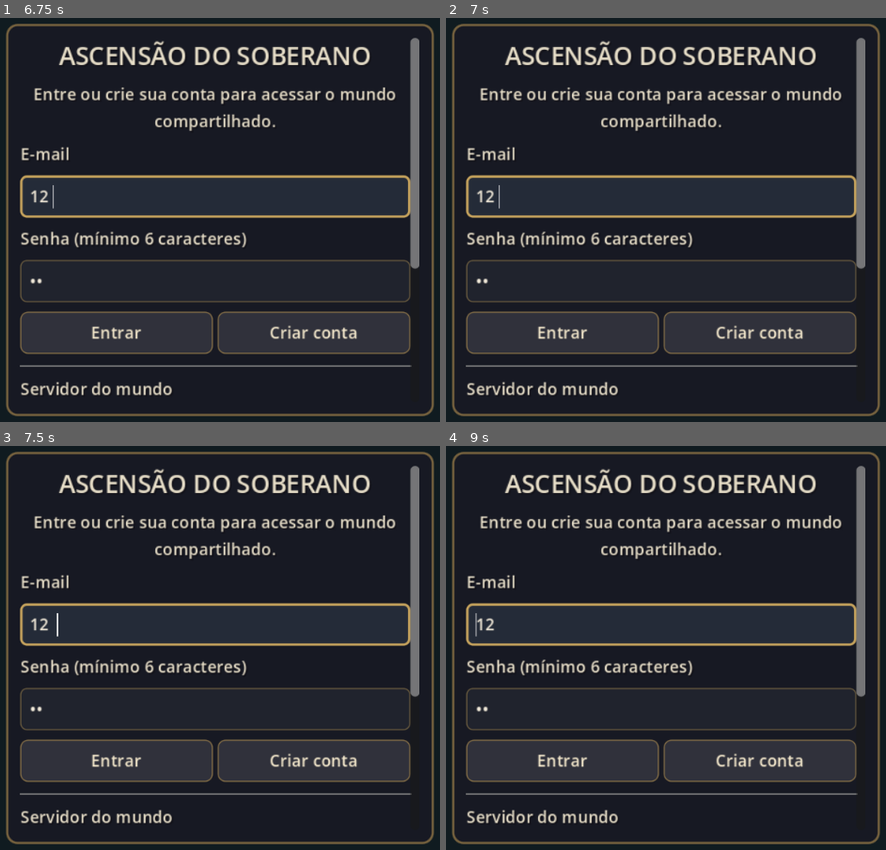
Above: before the commit, frames 1-4 (two rows, left to right).
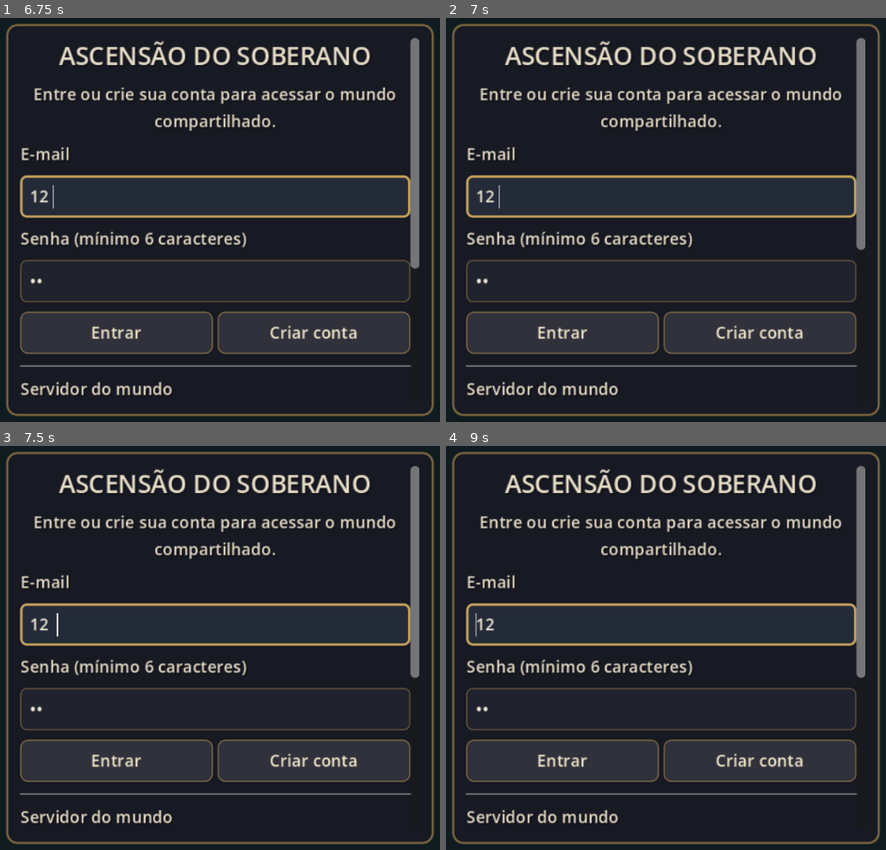
Above: after the commit, the same moments.

Repository: felipeaguiar2345678-a11y/Ascens-o-RPG-multijogador
Game: Godot game, scene res://scenes/conexao_multiplayer.tscn
The game is run twice, just before and just after one commit, with the same random seed, the same clock (stepped at 60 frames per second) and the same inputs.
Inputs (mouse positions are in pixels of both pictures, inside the frame that each line leads up to):
- Up to frame 1 (6.75 s): click (215, 195) at 0.52 s; type "12" at 0.6 s; click (215, 280) at 0.75 s; type "12" at 0.83 s; click "Entrar" at 1.25 s; click "Criar conta" at 2 s; tap Enter at 2.75, 4.25, 5.75 s; move the mouse to (387, 199) at 2.77 s; hold Right (ui_right) 2.78-3.5 s; click (387, 199) at 2.92 s; tap Space at 3.5, 5, 6.5 s; drag from (70, 240) to (180, 304) at 3.52 s; move the mouse to (294, 127) at 4.27 s; hold Right (ui_right) 4.28-5 s; drag from (180, 304) to (outside the picture) at 5.02 s; move the mouse to (outside the picture) at 5.77 s; hold Left (ui_left) 5.78-6.5 s; drag from (outside the picture) to (105, 114) at 6.52 s
- Up to frame 2 (7 s): no input
- Up to frame 3 (7.5 s): move the mouse to (259, 648) at 7.27 s; hold Down (ui_down) from 7.28 s (still down); click (259, 648) at 7.42 s
- Up to frame 4 (9 s): release Down (ui_down) at 8 s; drag from (551, 542) to (516, 668) at 8.02 s; move the mouse to (833, 627) at 8.77 s; hold Up (ui_up) from 8.78 s (still down)

Frame 1 is identical in both runs. In frame 2, 0.1% of the frame differs, in the area x 93-96%, y 56-63%; in frame 3, 0.1%; in frame 4, 0.1%.
Error before the commit: Parse Error: Not all code paths return a value. (res://scripts/rede_multiplayer.gd:701)

Commit message:
Fix escaped line breaks in initial world bootstrap

Diff:
--- a/godot/scripts/rede_multiplayer.gd
+++ b/godot/scripts/rede_multiplayer.gd
@@ -564,7 +564,9 @@
 			if snapshot.is_empty():
 				push_error("Fragmento local inválido; migração bloqueada: " + chave)
 				return false
-			# A migração inicial é adiada; recursos + todos os fragmentos serão\n			# criados juntos no primeiro commit atômico do mundo.\n			revisao = 0
+			# A migração inicial é adiada; recursos + todos os fragmentos serão
+			# criados juntos no primeiro commit atômico do mundo.
+			revisao = 0
 		_revisoes_fauna_remotas[chave] = revisao
 		_snapshots_fauna_remotos[chave] = JSON.stringify(snapshot)
 	return true
@@ -723,7 +725,11 @@
 	if not _repositorio_recursos_ecologicos.importar_estado_persistente(snapshot_local):
 		push_error("Não foi possível validar o cache ecológico antes da migração.")
 		return false
-	# Não cria este documento isoladamente: o bootstrap inicial será atômico\n	# com os 16 fragmentos da fauna no primeiro commit do ciclo global.\n	_revisao_recursos_ecologicos_remota = 0\n	_snapshot_recursos_ecologicos_remoto = JSON.stringify(snapshot_local)\n	return true
+	# Não cria este documento isoladamente: o bootstrap inicial será atômico
+	# com os 16 fragmentos da fauna no primeiro commit do ciclo global.
+	_revisao_recursos_ecologicos_remota = 0
+	_snapshot_recursos_ecologicos_remoto = JSON.stringify(snapshot_local)
+	return true
 
 
 func iniciar_servidor(porta: int = PORTA_PADRAO, maximo_jogadores: int = MAXIMO_JOGADORES_PADRAO, lease_global_confirmada: bool = false) -> Error:
